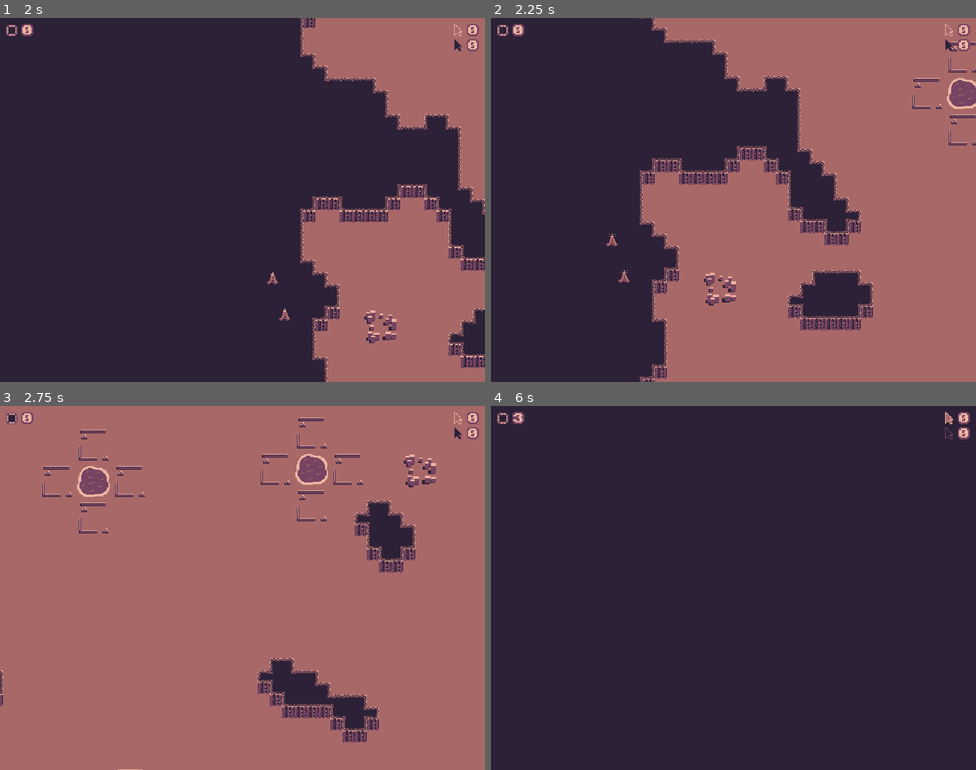
Above: before the commit, frames 1-4 (two rows, left to right).
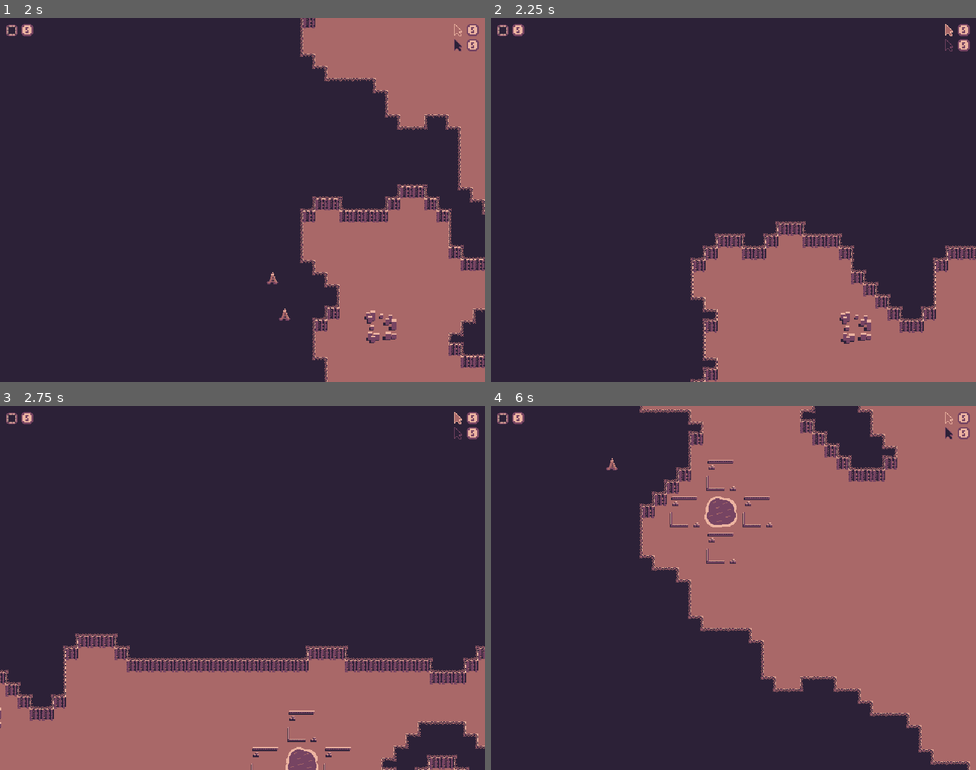
Above: after the commit, the same moments.

Repository: nikolawhallon/data-wars
Game: Godot game, scene res://scenes/app.tscn
Same seed, same stepped clock (60 frames per second), same inputs: the game is played once before the commit and once after it.
Inputs:
- Up to frame 1 (2 s): tap Enter at 0.5 s; hold Right (move_right) 0.53-1.28 s; tap C (connect) at 0.6 s; tap H (host) at 0.8, 1.35 s; tap Space at 1.25 s; hold Down (move_down) from 1.28 s (still down); tap S (single_player) at 1.55 s
- Up to frame 2 (2.25 s): release Down (move_down) at 2.03 s; hold Right (move_right) from 2.03 s (still down); tap S (single_player) at 2.1 s
- Up to frame 3 (2.75 s): keep holding Right (move_right); tap C (connect) at 2.3 s
- Up to frame 4 (6 s): release Right (move_right) at 2.78 s; hold Up (move_up) 2.78-3.53 s; tap B (building) at 2.85 s; tap H (host) at 3.05, 4.35, 5.3 s; hold Left (move_left) 3.53-5.03 s; tap C (connect) at 3.6, 4.55 s; tap S (single_player) at 3.8, 5.1 s; tap Enter at 5 s; hold Down (move_down) 5.03-5.78 s; hold Right (move_right) from 5.78 s (still down); tap T (target) at 5.85 s

Frame 1 is identical in both runs. In frame 2, 41% of the frame differs, in the area x 23-100%, y 0-100%; in frame 3, 76%, in the area x 0-100%, y 0-100%; in frame 4, 46%.

Commit message:
headless, lan, single player working, with match making

Diff:
--- a/scenes/app.gd
+++ b/scenes/app.gd
@@ -1,20 +1,12 @@
 extends Node
 
-const PORT := 8000
 const MAX_TEAMS := 2
+const MAX_MATCHES := 5
 
-enum State {
-	LOBBY,
-	PENDING,
-	PLAYING,
-}
-
-var state := State.LOBBY
-var arena = null
 var rng := RandomNumberGenerator.new()
 
-# server-side only
 var waiting_peer_ids: Array[int] = []
+var arenas: Array = []
 
 func _ready() -> void:
 	rng.randomize()
@@ -27,84 +19,26 @@
 	print(DisplayServer.get_name())
 
 	if DisplayServer.get_name() == "headless":
-		if host_game():
-			print("Headless hosting")
-			state = State.PENDING
+		# TODO: get the port from some command-line argument or environment variable
+		host_game(8000)
 
 func _process(_delta: float) -> void:
-	if state == State.LOBBY and Input.is_action_just_pressed("host"):
-		if host_game():
-			state = State.PENDING
-
-	if state == State.LOBBY and Input.is_action_just_pressed("connect"):
-		if connect_game("127.0.0.1"):
-			state = State.PENDING
-
-	if state == State.LOBBY and Input.is_action_just_pressed("single_player"):
-		start_single_player()
-
-	if state == State.PENDING and multiplayer.is_server() and waiting_peer_ids.size() == MAX_TEAMS:
-		start_multiplayer(waiting_peer_ids)
-		state = State.PLAYING
-
-func max_connections() -> int:
 	if DisplayServer.get_name() == "headless":
-		return MAX_TEAMS + 1
-	return MAX_TEAMS
-
-func host_game() -> bool:
-	var peer := ENetMultiplayerPeer.new()
-	var err := peer.create_server(PORT, max_connections())
-	if err != OK:
-		print("Failed to host: ", err)
-		return false
-
-	multiplayer.multiplayer_peer = peer
-	print("Hosting on port ", PORT)
-
-	waiting_peer_ids.clear()
-
-	# listen server: host is also player 1
-	if DisplayServer.get_name() != "headless":
-		waiting_peer_ids.append(1)
-
-	return true
-
-func connect_game(ip: String) -> bool:
-	var peer := ENetMultiplayerPeer.new()
-	var err := peer.create_client(ip, PORT)
-	if err != OK:
-		print("Failed to connect: ", err)
-		return false
-
-	multiplayer.multiplayer_peer = peer
-	print("Connecting ", ip, ":", PORT)
-	return true
-
-func start_single_player() -> void:
-	create_arena()
-	arena.create_team_for_peer("human", 1)
-	arena.create_team_for_peer("computer", 2)
-
-	var seed := rng.randi()
-	arena.rpc("announce_play_game", seed)
-	state = State.PLAYING
-
-func start_multiplayer(peer_ids: Array[int]) -> void:
-	create_arena()
-
-	for peer_id in peer_ids:
-		arena.create_team_for_peer("human", peer_id)
-
-	var seed := rng.randi()
-	arena.rpc("announce_play_game", seed)
-
-func create_arena() -> void:
-	if arena != null:
 		return
 
-	arena = load("res://scenes/arena.tscn").instantiate()
-	$Matches.add_child(arena)
+	if Input.is_action_just_pressed("host"):
+		# TODO: allow player to input port
+		host_game(8000)
+
+	if Input.is_action_just_pressed("connect"):
+		# TODO: allow player to input ip and port
+		connect_game("127.0.0.1", 8000)
+
+	if Input.is_action_just_pressed("single_player"):
+		var type_id_pairs = []
+		type_id_pairs.append({"type": "human", "id": 1})
+		type_id_pairs.append({"type": "computer", "id": 2})
+		rpc("announce_start_match", type_id_pairs, rng.randi())
 
 func _on_peer_connected(peer_id: int) -> void:
 	print("Peer connected: ", peer_id)
@@ -112,13 +46,12 @@
 	if not multiplayer.is_server():
 		return
 
-	if state != State.PENDING:
-		return
-
 	if waiting_peer_ids.has(peer_id):
 		return
 
 	waiting_peer_ids.append(peer_id)
+	# every time a peer connects, check if we can start a new match
+	try_match_making()
 
 func _on_connected_to_server() -> void:
 	print("Connected to server")
@@ -128,3 +61,62 @@
 
 func _on_server_disconnected() -> void:
 	print("Server disconnected")
+
+func host_game(port) -> bool:
+	if multiplayer.multiplayer_peer is ENetMultiplayerPeer:
+		# if not headless, it's possible the player triggered "host" more than once
+		return true
+
+	var max_connections = MAX_TEAMS
+	if DisplayServer.get_name() == "headless":
+		max_connections = MAX_MATCHES * MAX_TEAMS + 1
+
+	var peer := ENetMultiplayerPeer.new()
+	var err := peer.create_server(port, max_connections)
+	if err != OK:
+		print("Failed to host: ", err)
+		return false
+
+	multiplayer.multiplayer_peer = peer
+	print("Hosting on port ", port)
+
+	# if not headless, the host is also a waiting player
+	if DisplayServer.get_name() != "headless" and not waiting_peer_ids.has(1):
+		waiting_peer_ids.append(1)
+
+	return true
+
+func connect_game(ip: String, port: int) -> bool:
+	var peer := ENetMultiplayerPeer.new()
+	var err := peer.create_client(ip, port)
+	if err != OK:
+		print("Failed to connect: ", err)
+		return false
+
+	multiplayer.multiplayer_peer = peer
+	print("Connecting ", ip, ":", port)
+
+	return true
+
+# start multiplayer matches by pulling pairs of peers off waiting_peer_ids
+func try_match_making() -> void:
+	while waiting_peer_ids.size() >= MAX_TEAMS:
+		var type_id_pairs = []
+		for i in MAX_TEAMS:
+			type_id_pairs.append({"type": "human", "id": waiting_peer_ids.pop_front()})
+
+		rpc("announce_start_match", type_id_pairs, rng.randi())
+
+@rpc("call_local", "reliable")
+func announce_start_match(type_id_pairs, seed: int) -> void:
+	var arena = load("res://scenes/arena.tscn").instantiate()
+	$Matches.add_child(arena, true)
+
+	# maybe this should only happen for "headless"?
+	if multiplayer.is_server():
+		arenas.append(arena)
+
+	for type_id_pair in type_id_pairs:
+		arena.announce_team(type_id_pair["type"], type_id_pair["id"])
+
+	arena.announce_play_game(seed)
--- a/scenes/arena.gd
+++ b/scenes/arena.gd
@@ -51,13 +51,12 @@
 	if state == State.GAME_OVER and multiplayer.is_server():
 		blow_everything_up()
 
-func create_team_for_peer(type: String, peer_id: int) -> void:
-	spawn_team(type, peer_id)
-
-	for team in get_tree().get_nodes_in_group("Team"):
-		rpc("announce_team", team.type, team.id)
-
-func spawn_team(type: String, id: int) -> void:
+@rpc("call_local", "reliable")
+func announce_team(type: String, id: int) -> void:
+	for child in get_children():
+		if child.has_method("get") and child.get("id") == id:
+			return
+
 	var num_teams = len(get_tree().get_nodes_in_group("Team"))
 
 	var team = load("res://scenes/team.tscn").instantiate()
@@ -66,14 +65,6 @@
 	if num_teams % 2 == 1:
 		team.inverted = true
 	add_child(team)
-
-@rpc("call_local", "reliable")
-func announce_team(type: String, id: int) -> void:
-	for child in get_children():
-		if child.has_method("get") and child.get("id") == id:
-			return
-
-	spawn_team(type, id)
 
 @rpc("call_local", "reliable")
 func announce_play_game(seed: int) -> void:
--- a/scenes/data_center.gd
+++ b/scenes/data_center.gd
@@ -71,7 +71,7 @@
 			rng.randf_range(-64.0, 64.0),
 			rng.randf_range(-64.0, 64.0)
 		))
-		get_tree().get_current_scene().get_node("Replicated").add_child(spam_bot, true)
+		get_parent().add_child(spam_bot, true)
 
 	producing = ""
 
